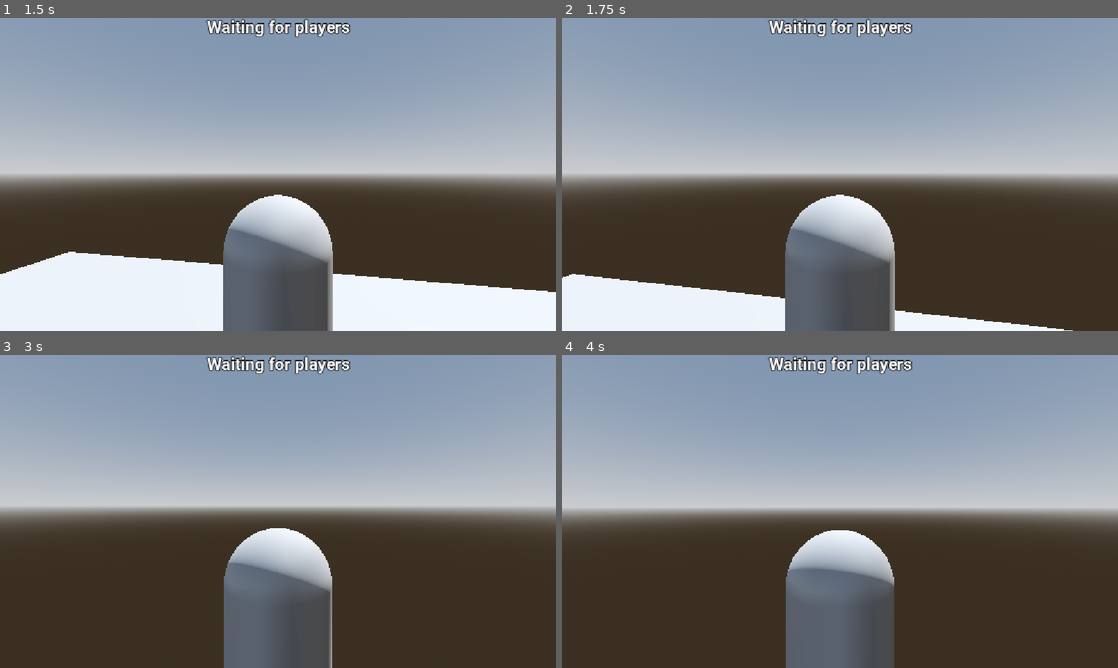
Above: before the commit, frames 1-4 (two rows, left to right).
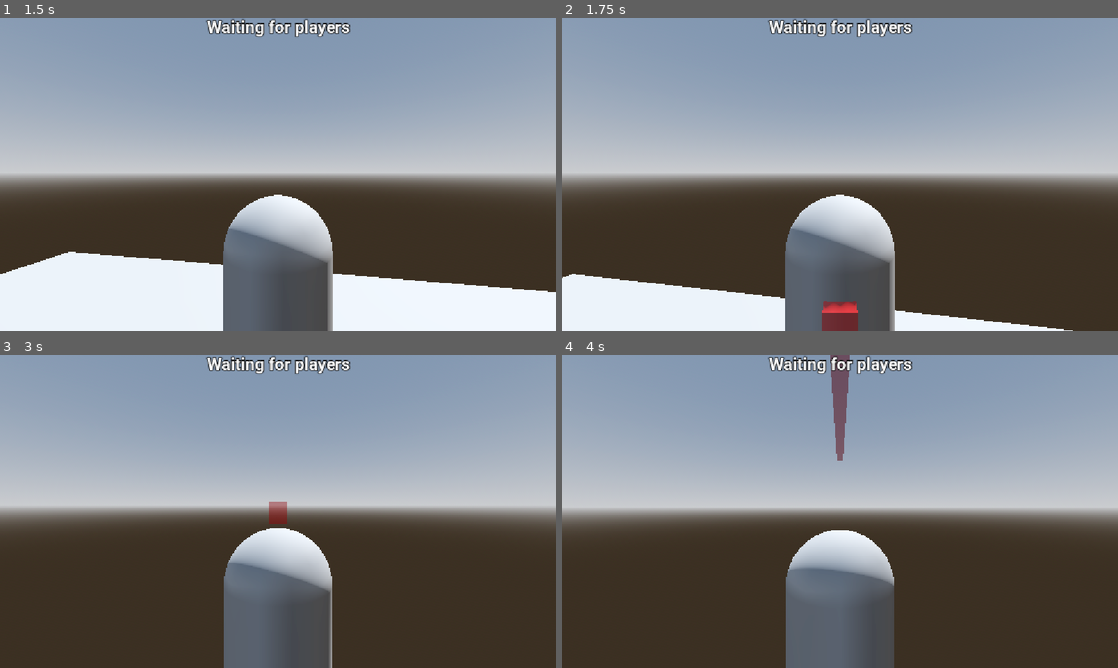
Above: after the commit, the same moments.

Repository: Virus01Official/forgotten_rewrite
Game: Godot game, scene res://main.tscn
Same seed, same stepped clock (60 frames per second), same inputs: the game is played once before the commit and once after it.
Inputs (mouse positions are in pixels of both pictures, inside the frame that each line leads up to):
- Up to frame 1 (1.5 s): move the mouse to (305, 174) at 0.52 s; hold Up (ui_up) from 0.53 s (still down); tap Q (Ability1) at 0.6 s; tap E (Ability2) at 0.8, 1.35 s; move the mouse to (250, 174) at 1.27 s
- Up to frame 2 (1.75 s): keep holding Up (ui_up); tap Q (Ability1) at 1.55 s
- Up to frame 3 (3 s): keep holding Up (ui_up); move the mouse to (289, 505) at 2.02 s; tap Q (Ability1) at 2.1 s; tap E (Ability2) at 2.3, 2.85 s; tap Enter at 2.75 s; move the mouse to (272, 517) at 2.77 s
- Up to frame 4 (4 s): keep holding Up (ui_up); tap Q (Ability1) at 3.05 s; move the mouse to (878, 514) at 3.52 s; click (878, 514) at 3.6 s; tap E (Ability2) at 3.8 s

Frame 1 is identical in both runs. In frame 2, 0.6% of the frame differs, in the area x 46-54%, y 90-100%; in frame 3, 0.2%; in frame 4, 0.7%, in the area x 48-52%, y 0-34%.

Commit message:
small changes

Diff:
--- a/scenes/other/hitboxes.tscn
+++ b/scenes/other/hitboxes.tscn
@@ -13,6 +13,7 @@
 material = SubResource("StandardMaterial3D_o0303")
 
 [node name="Hitboxes" type="Area3D" unique_id=455056158]
+transform = Transform3D(0.23218068, 0, 0, 0, 0.13854249, 0, 0, 0, 5.558429, 0, 0, 0)
 script = ExtResource("1_5ksfh")
 
 [node name="CollisionShape3D" type="CollisionShape3D" parent="." unique_id=1992979931]
--- a/scripts/ability_component.gd
+++ b/scripts/ability_component.gd
@@ -8,11 +8,37 @@
 		for i in range(5):
 			var spawn_pos = $"..".global_position + -$"..".transform.basis.z * 1.0
 			spawn_pos.y -= 0.9
-			$"../..".add_hitbox($"..".hitboxes, spawn_pos, hit_flag, 25)
+			$"../..".add_hitbox(
+				$"..".hitboxes, spawn_pos, hit_flag, 25, "survivor", Vector3(1.0,1.0,1.0), $".."
+			)
 			await get_tree().create_timer(0.05).timeout
+	elif ability == "luck_token":
+		var random = randf()
+		if random < 0.75 and $"..".tokens < 3:
+			$"..".tokens += 1
+		else:
+			$"..".weakness += 1
+	elif ability == "gun_shot":
+		var hit_flag: Array = []
+		var spawn_pos = $"..".global_position + $"..".transform.basis.y * 1.0
+		spawn_pos -= $"..".transform.basis.z * 4.0
+		spawn_pos.y -= 0.9
+		$"../..".add_hitbox(
+			$"..".hitboxes, spawn_pos, hit_flag, 25, "killer", Vector3(1.0,1.0,1.0), $".."
+			)
+		await get_tree().create_timer(0.05).timeout
 	else:
 		print(ability)
 
-func get_ability_survivor(ability: String, survivor: String):
-	var ab = CharData.get_survivor(survivor).get(ability, "ability1")
+func get_ability_survivor(ability_slot: String, survivor: String) -> Dictionary:
+	var survivor_data = CharData.get_survivor(survivor)
+	var abilities: Array = survivor_data.get("abilities", [])
+	for ab in abilities:
+		if ab.get("id") == ability_slot:
+			return ab
+	push_warning("[AbilityComponent] Ability slot '%s' not found for survivor '%s'" % [ability_slot, survivor])
+	return {}
+
+func get_killer_ability(ability: String, killer: String):
+	var ab = CharData.get_killer(killer).get(ability, "ability1")
 	return ab
--- a/scripts/hitboxes.gd
+++ b/scripts/hitboxes.gd
@@ -1,13 +1,19 @@
 extends Area3D
 
 var hit_flag: Array = []
+var hit_killer = false
 var damage = 25
 
 func _on_body_entered(body: Node3D) -> void:
 	if hit_flag.size() > 0:
 		return
 
-	if "isKiller" in body and not body.isKiller:
+	if "isKiller" in body and not body.isKiller and not hit_killer:
+		if body.health > 0:
+			hit_flag.append(true)
+			body.health -= damage
+			_turn_green()
+	elif "isKiller" in body and body.isKiller and hit_killer:
 		if body.health > 0:
 			hit_flag.append(true)
 			body.health -= damage
--- a/scripts/main.gd
+++ b/scripts/main.gd
@@ -2,12 +2,25 @@
 
 var intermission_started := false
 
-func add_hitbox(hitbox, pos, hit_flag: Array, damage) -> void:
+func add_hitbox(hitbox, pos, hit_flag: Array, damage, Hittarget: String, size: Vector3, source_player = null) -> void:
 	var instance = hitbox.instantiate()
 	instance.hit_flag = hit_flag
+	if Hittarget == 'survivor':
+		instance.hit_killer = false
+	else:
+		instance.hit_killer = true
 	instance.damage = damage
+
+	var collision_shape = instance.get_node("CollisionShape3D")
+	if collision_shape and collision_shape.shape:
+		collision_shape.shape = collision_shape.shape.duplicate()
+		collision_shape.shape.size = size
+
 	$Hitboxes.add_child(instance)
 	instance.global_position = pos
+
+	if source_player:
+		instance.global_rotation = source_player.global_rotation
 
 	await get_tree().create_timer(0.5).timeout
 	instance.queue_free()
--- a/scripts/player.gd
+++ b/scripts/player.gd
@@ -40,6 +40,9 @@
 
 @onready var raycast = $RayCast3D
 
+var weakness = 0
+var tokens = 0
+
 var interact_handlers := {
 	"generator": _interact_generator,
 }
@@ -73,22 +76,29 @@
 		velocity += get_gravity() * delta
 
 		equipped_ability1 = Ability_Component.get_ability_survivor("ability1", equipped_survivor)
-
-	if Input.is_action_just_pressed("Ability1") and not usingAbility and not _is_on_cooldown(equipped_ability1):
-		Ability_Component._activate_ability(equipped_ability1)
-		_start_cooldown(equipped_ability1, COOLDOWN_ABILITY1)
-		usingAbility = true
-		await get_tree().create_timer(0.5).timeout
-		abilityTimer_timeout()
+		equipped_ability2 = Ability_Component.get_ability_survivor("ability2", equipped_survivor)
 
 	if Input.is_action_pressed("Sprint") and not exhausted and not sprint_needs_reset:
 		is_sprinting = true
 	else:
 		is_sprinting = false
 
-	if Input.is_action_just_pressed("Ability2") and not usingAbility and not _is_on_cooldown("Ability2"):
-		Ability_Component._activate_ability("Ability2")
-		_start_cooldown("Ability2", COOLDOWN_ABILITY2)
+	if Input.is_action_just_pressed("Ability1") and not usingAbility and not _is_on_cooldown(equipped_ability1.get("name", "Ability1")):
+		var ability_type = equipped_ability1.get("type", "")
+		var ability_name = equipped_ability1.get("name", "Ability1")
+		var cooldown_duration = equipped_ability1.get("cooldown", COOLDOWN_ABILITY1)
+		Ability_Component._activate_ability(ability_type)
+		_start_cooldown(ability_name, cooldown_duration)
+		usingAbility = true
+		await get_tree().create_timer(0.5).timeout
+		abilityTimer_timeout()
+
+	if Input.is_action_just_pressed("Ability2") and not usingAbility and not _is_on_cooldown(equipped_ability2.get("name", "Ability2")):
+		var ability_type = equipped_ability2.get("type", "")
+		var ability_name = equipped_ability2.get("name", "Ability2")
+		var cooldown_duration = equipped_ability2.get("cooldown", COOLDOWN_ABILITY2)
+		Ability_Component._activate_ability(ability_type)
+		_start_cooldown(ability_name, cooldown_duration)
 		usingAbility = true
 		await get_tree().create_timer(0.5).timeout
 		abilityTimer_timeout()
